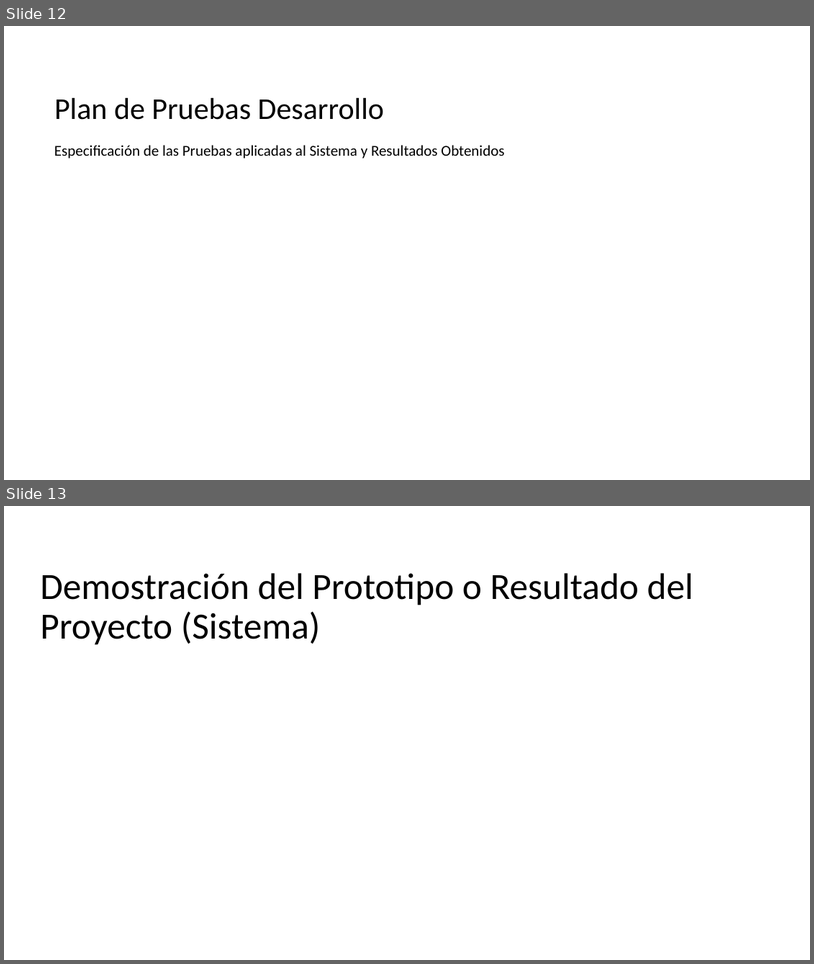
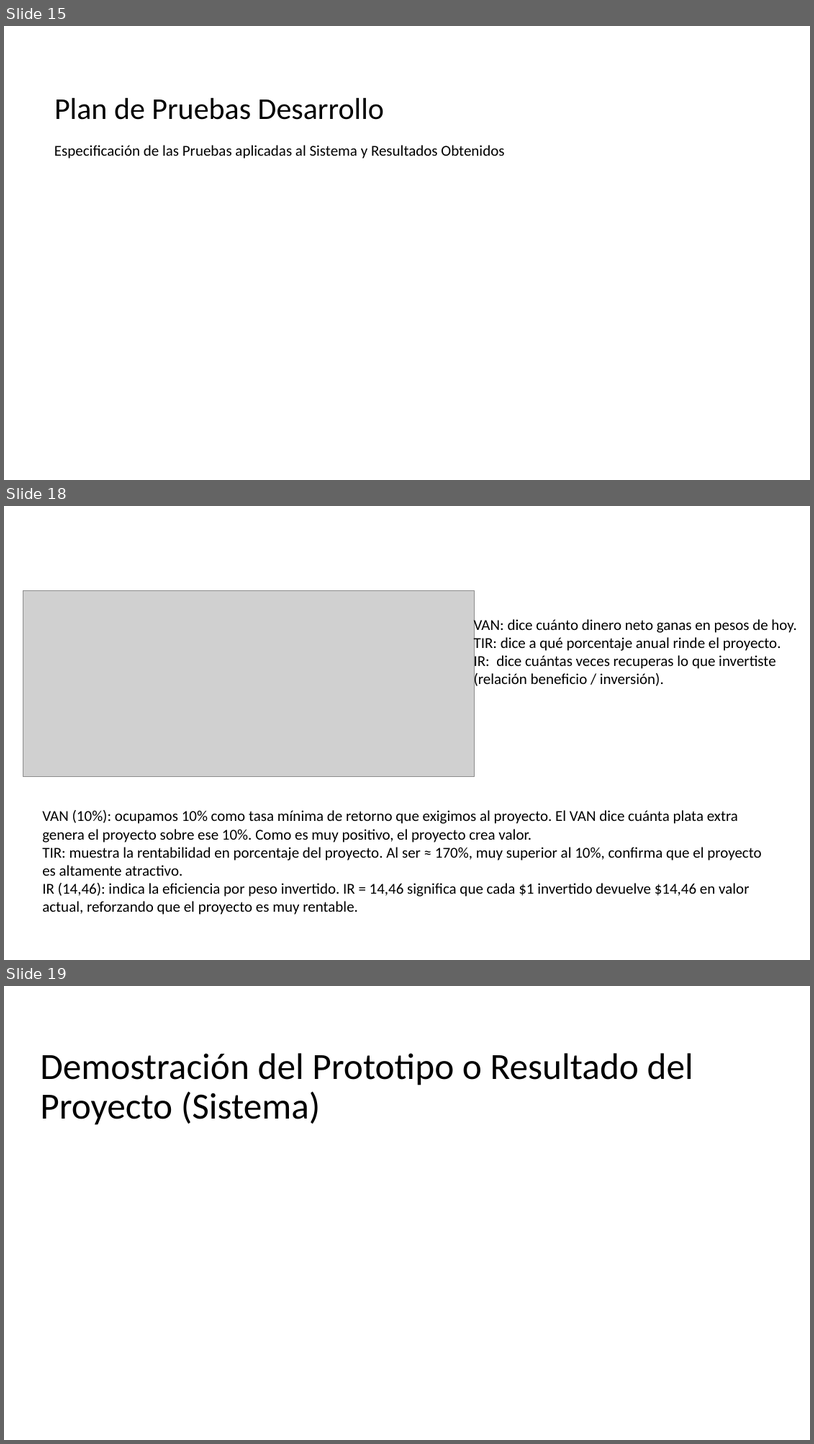
Before and after one commit to CodeFixService/Capstone, a slide deck: fase3/Documentacion Asignatura PTY4614/Estructura Presentación Final-Capstone.pptx. Shown one above the other, each under a label of ours: slides 12 and 13 before the commit, slides 15, 18 and 19 after it; the slides between them are not shown. The pictures are 814x964 and 814x1444 pixels, drawn with LibreOffice and Linux fonts; fonts in the diff are those of the drawing; grey boxes stand for pictures; background and template pictures are left out. Boxes give left, top, right and bottom in pixels: in the first picture for what was removed or moved away, otherwise in the second. Text is boxed around its words. In the diff, an @@ line names an element or a change of style, - is before the commit and + after.

```diff
--- a/fase3/Documentacion Asignatura PTY4614/Estructura Presentación Final-Capstone.pptx
+++ b/fase3/Documentacion Asignatura PTY4614/Estructura Presentación Final-Capstone.pptx
@@ slide 18 added at [4, 506, 810, 960], background picture (left out) @@
@@ picture added at [23, 591, 475, 777] @@
@@ text added at [474, 617, 797, 689], 18 pt, text #000000 @@
+VAN: dice cuánto dinero neto ganas en pesos de hoy.
+TIR: dice a qué porcentaje anual rinde el proyecto.
+IR: dice cuántas veces recuperas lo que invertiste (relación beneficio / inversión).
@@ text added at [42, 810, 761, 914], 18 pt, text #000000 @@
+VAN (10%): ocupamos 10% como tasa mínima de retorno que exigimos al proyecto. El VAN dice cuánta plata extra genera el proyecto sobre ese 10%. Como es muy positivo, el proyecto crea valor.
+TIR: muestra la rentabilidad en porcentaje del proyecto. Al ser ≈ 170%, muy superior al 10%, confirma que el proyecto es altamente atractivo.
+IR (14,46): indica la eficiencia por peso invertido. IR = 14,46 significa que cada $1 invertido devuelve $14,46 en valor actual, reforzando que el proyecto es muy rentable.
@@ what was slide 12 is now slide 15 @@
@@ what was slide 13 is now slide 19 @@
```
Also in this commit, not shown: 9 slides changed, 7 other slides added, 2 slides removed.
